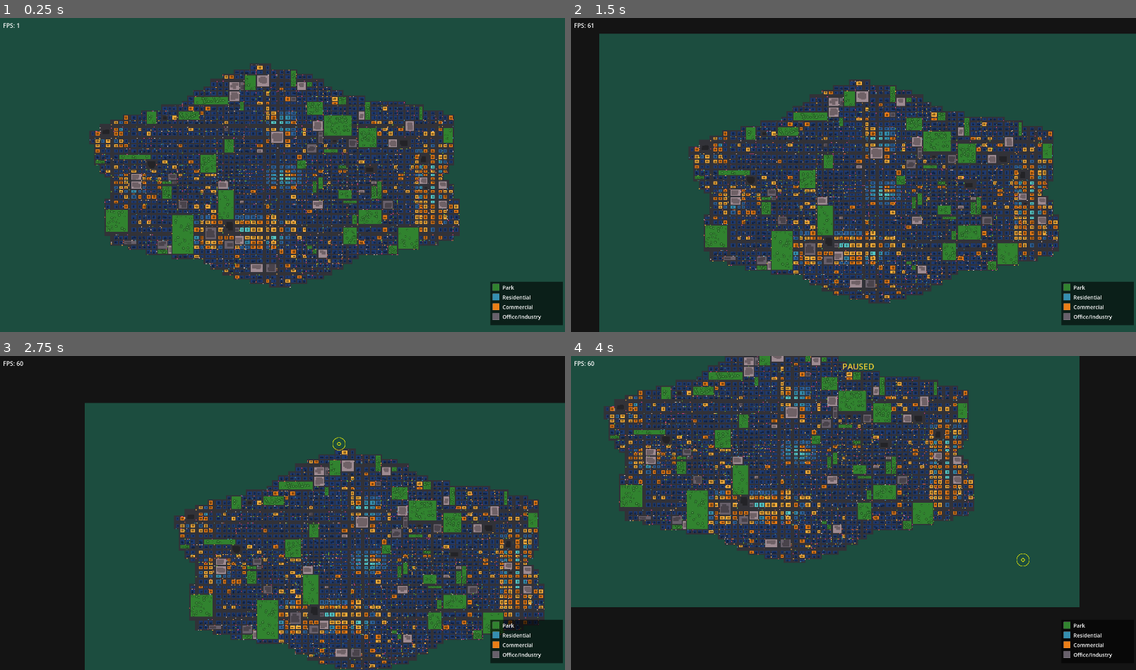
Above: before the commit, frames 1-4 (two rows, left to right).
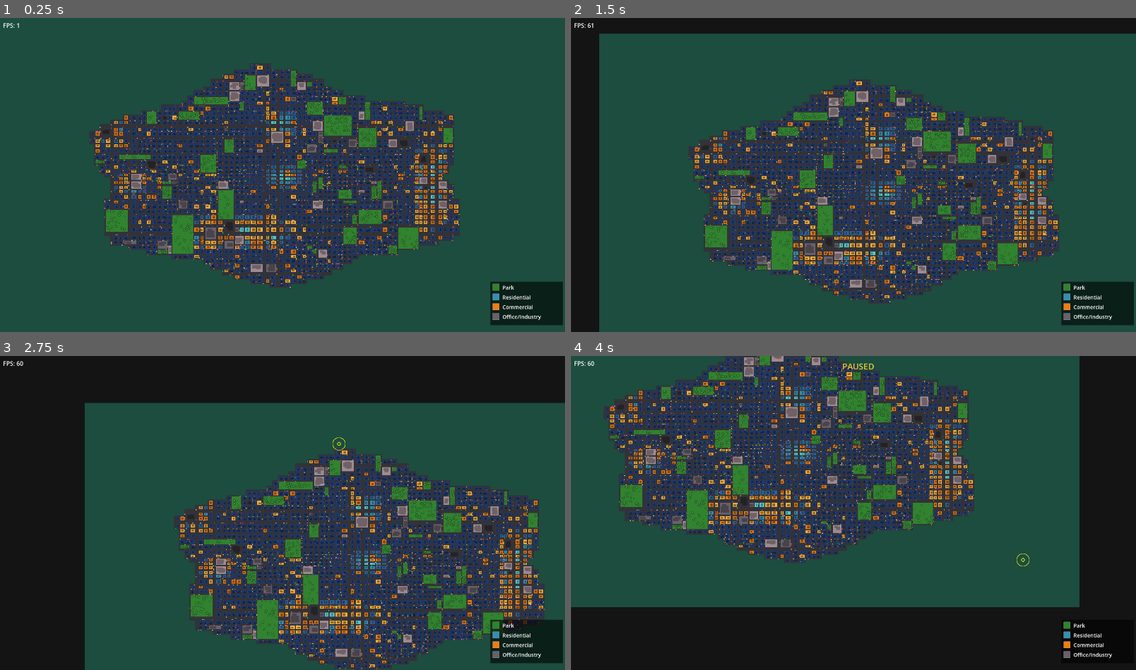
Above: after the commit, the same moments.

Repository: estebanm123/transit
Game: Godot game, scene res://Main.tscn
The game is run twice, just before and just after one commit, with the same random seed, the same clock (stepped at 60 frames per second) and the same inputs.
Inputs (mouse positions are in pixels of both pictures, inside the frame that each line leads up to):
- Up to frame 1 (0.25 s): no input
- Up to frame 2 (1.5 s): tap Enter at 0.5 s; move the mouse to (977, 159) at 0.52 s; hold Shift 0.53-1.25 s; click (977, 159) at 0.67 s; tap Space at 0.77, 1.25 s; drag from (740, 190) to (825, 237) at 1.27 s
- Up to frame 3 (2.75 s): move the mouse to (339, 443) at 2.02 s; hold Shift from 2.03 s (still down); click (339, 443) at 2.17 s
- Up to frame 4 (4 s): release Shift at 2.75 s; drag from (825, 575) to (684, 465) at 2.77 s; move the mouse to (1023, 560) at 3.52 s; hold Shift from 3.53 s (still down); click (1023, 560) at 3.67 s; tap Space at 3.77 s

The runs differ from the first frame. In frame 1, 0.2% of the frame differs, in the area x 16-81%, y 17-85%; in frame 2, 0.4%; in frame 3, 0.7%; in frame 4, 0.9%, in the area x 6-72%, y 0-65%.

Commit message:
traffic fixes

Diff:
--- a/Traffic.gd
+++ b/Traffic.gd
@@ -412,10 +412,30 @@
             effectiveSpeed = car.desiredSpeed \
                     * (stopT - car.progress) / (stopT - brakeStartT)
 
+    var limiter: String = "none"
     if car.leader != null and car.leader.progress > car.progress:
         var gap: float = (car.leader.progress - car.progress) * car.segLength - CarLength
-        if gap < BrakingDistance:
+        if gap <= 0.0:
+            effectiveSpeed = 0.0
+            limiter = "leader(gap<=0)"
+        elif gap < BrakingDistance:
             effectiveSpeed = minf(effectiveSpeed, car.leader.currentSpeed)
+            limiter = "leader"
+    if car.leader == null:
+        var dv: int = car.toVertStreet - car.fromVertStreet
+        var dh: int = car.toHorzStreet - car.fromHorzStreet
+        var nextKey := Vector4i(car.toVertStreet, car.toHorzStreet,
+                car.toVertStreet + dv, car.toHorzStreet + dh)
+        var nextTail: Car = _segmentMap.get(nextKey, null)
+        if nextTail != null:
+            var crossGap: float = (1.0 - car.progress) * car.segLength \
+                    + nextTail.progress * nextTail.segLength - CarLength
+            if crossGap <= 0.0:
+                effectiveSpeed = 0.0
+                limiter = "next_seg(gap<=0)"
+            elif crossGap < BrakingDistance:
+                effectiveSpeed = minf(effectiveSpeed, nextTail.currentSpeed)
+                limiter = "next_seg"
 
     car.currentSpeed = effectiveSpeed
     car.progress += effectiveSpeed * delta / car.segLength
--- a/TrafficDebugger.gd
+++ b/TrafficDebugger.gd
@@ -49,6 +49,20 @@
                     car.leader.progress, car.leader.currentSpeed, gap])
         else:
             out.append("    leader: NONE (front of segment)")
+            var xdv: int = car.toVertStreet - car.fromVertStreet
+            var xdh: int = car.toHorzStreet - car.fromHorzStreet
+            var xNextKey := Vector4i(car.toVertStreet, car.toHorzStreet,
+                    car.toVertStreet + xdv, car.toHorzStreet + xdh)
+            var xNextTail: Traffic.Car = _traffic._segmentMap.get(xNextKey, null)
+            if xNextTail != null:
+                var xCrossGap: float = (1.0 - car.progress) * car.segLength \
+                        + xNextTail.progress * xNextTail.segLength - Traffic.CarLength
+                out.append("    xseg (v%d,h%d→v%d,h%d): tail.prog=%.4f spd=%.2f crossGap=%.2fu" % [
+                        xNextKey.x, xNextKey.y, xNextKey.z, xNextKey.w,
+                        xNextTail.progress, xNextTail.currentSpeed, xCrossGap])
+            else:
+                out.append("    xseg (v%d,h%d→v%d,h%d): empty" % [
+                        xNextKey.x, xNextKey.y, xNextKey.z, xNextKey.w])
         if car.follower != null:
             out.append("    follower: prog=%.4f spd=%.2f" % [
                     car.follower.progress, car.follower.currentSpeed])
@@ -81,9 +95,48 @@
         if not redLight and car.progress > brakeStartT:
             intersectionBlocked = not _traffic._isIntersectionClear(
                     car.toVertStreet, car.toHorzStreet, isHoriz)
-        out.append("    stopT=%.4f brakeStartT=%.4f  red=%s intBlocked=%s shouldStop=%s" % [
+        var shouldStop: bool = redLight or intersectionBlocked
+        var limiter: String = "none"
+        var effSpeed: float = car.desiredSpeed
+        if shouldStop:
+            if car.progress > brakeStartT and stopT > brakeStartT:
+                effSpeed = car.desiredSpeed \
+                        * (stopT - car.progress) / (stopT - brakeStartT)
+            limiter = "intersection"
+        if car.leader != null and car.leader.progress > car.progress:
+            var dbgGap: float = (car.leader.progress - car.progress) \
+                    * car.segLength - Traffic.CarLength
+            if dbgGap <= 0.0:
+                effSpeed = 0.0
+                limiter = limiter + "+leader(gap<=0)" if limiter != "none" else "leader(gap<=0)"
+            elif dbgGap < Traffic.BrakingDistance:
+                var capped: float = minf(effSpeed, car.leader.currentSpeed)
+                if capped < effSpeed:
+                    limiter = limiter + "+leader" if limiter != "none" else "leader"
+                effSpeed = capped
+        if car.leader == null:
+            var xdv2: int = car.toVertStreet - car.fromVertStreet
+            var xdh2: int = car.toHorzStreet - car.fromHorzStreet
+            var xKey2 := Vector4i(car.toVertStreet, car.toHorzStreet,
+                    car.toVertStreet + xdv2, car.toHorzStreet + xdh2)
+            var xTail2: Traffic.Car = _traffic._segmentMap.get(xKey2, null)
+            if xTail2 != null:
+                var xGap2: float = (1.0 - car.progress) * car.segLength \
+                        + xTail2.progress * xTail2.segLength - Traffic.CarLength
+                if xGap2 <= 0.0:
+                    effSpeed = 0.0
+                    limiter = limiter + "+next_seg(gap<=0)" if limiter != "none" \
+                            else "next_seg(gap<=0)"
+                elif xGap2 < Traffic.BrakingDistance:
+                    var capped2: float = minf(effSpeed, xTail2.currentSpeed)
+                    if capped2 < effSpeed:
+                        limiter = limiter + "+next_seg" if limiter != "none" else "next_seg"
+                    effSpeed = capped2
+        out.append(("    stopT=%.4f brakeStartT=%.4f  red=%s intBlocked=%s shouldStop=%s" \
+                + "  limiter=%s effSpd=%.2f") % [
                 stopT, brakeStartT,
-                str(redLight), str(intersectionBlocked), str(redLight or intersectionBlocked)])
+                str(redLight), str(intersectionBlocked), str(shouldStop),
+                limiter, effSpeed])
 
         var dv: int = car.toVertStreet
         var dh: int = car.toHorzStreet
@@ -103,8 +156,8 @@
             else:
                 var bT: float = Traffic.IntersectionBoxDepth / tail.segLength
                 out.append(
-                        "      depart (%d,%d)→(%d,%d): tail.prog=%.4f spd=%.2f" \
-                        + " boxThresh=%.4f inBox=%s moving=%s → %s" % [
+                        ("      depart (%d,%d)→(%d,%d): tail.prog=%.4f spd=%.2f" \
+                        + " boxThresh=%.4f inBox=%s moving=%s → %s") % [
                         key.x, key.y, key.z, key.w,
                         tail.progress, tail.currentSpeed, bT,
                         str(tail.progress < bT), str(tail.currentSpeed > 0.0),
@@ -118,8 +171,8 @@
                 var slT: float = 1.0 - Traffic.StopOffset / front.segLength
                 var pastStop: bool = front.progress >= slT
                 out.append(
-                        "      arrive (%d,%d)→(%d,%d): front.prog=%.4f spd=%.2f" \
-                        + " stopLineT=%.4f pastStop=%s moving=%s → %s" % [
+                        ("      arrive (%d,%d)→(%d,%d): front.prog=%.4f spd=%.2f" \
+                        + " stopLineT=%.4f pastStop=%s moving=%s → %s") % [
                         key.x, key.y, key.z, key.w,
                         front.progress, front.currentSpeed, slT,
                         str(pastStop), str(front.currentSpeed > 0.0),
@@ -152,8 +205,8 @@
                 var otherKey := Vector4i(other.fromVertStreet, other.fromHorzStreet,
                         other.toVertStreet, other.toHorzStreet)
                 out.append(
-                        "  %s: (v%d,h%d→v%d,h%d) p=%.4f spd=%.2f  ↔" \
-                        + "  (v%d,h%d→v%d,h%d) p=%.4f spd=%.2f" % [
+                        ("  %s: (v%d,h%d→v%d,h%d) p=%.4f spd=%.2f  ↔" \
+                        + "  (v%d,h%d→v%d,h%d) p=%.4f spd=%.2f") % [
                         "SAME_SEG" if otherKey == carKey else "CROSS_SEG",
                         carKey.x, carKey.y, carKey.z, carKey.w,
                         car.progress, car.currentSpeed,
